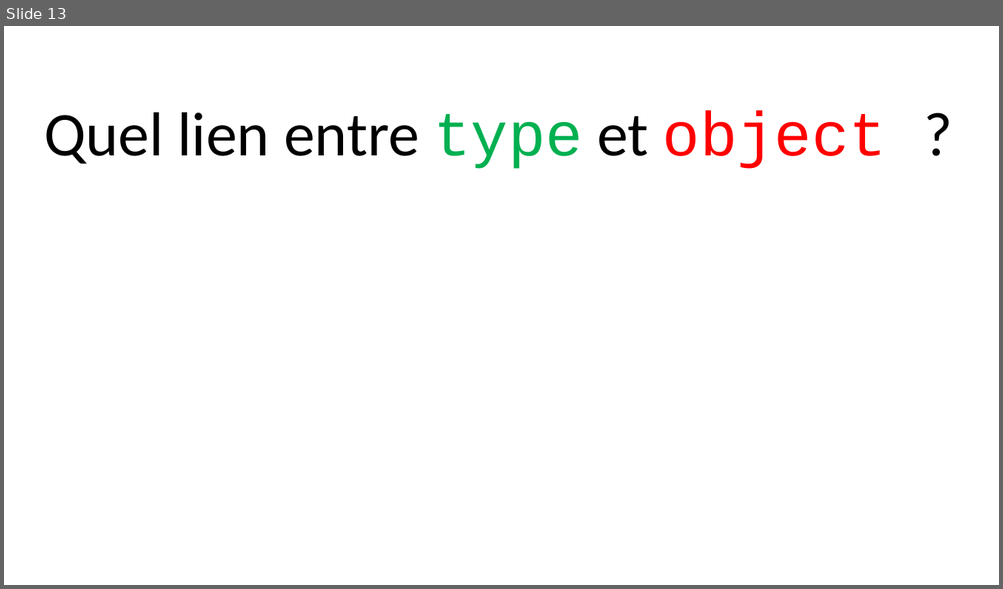
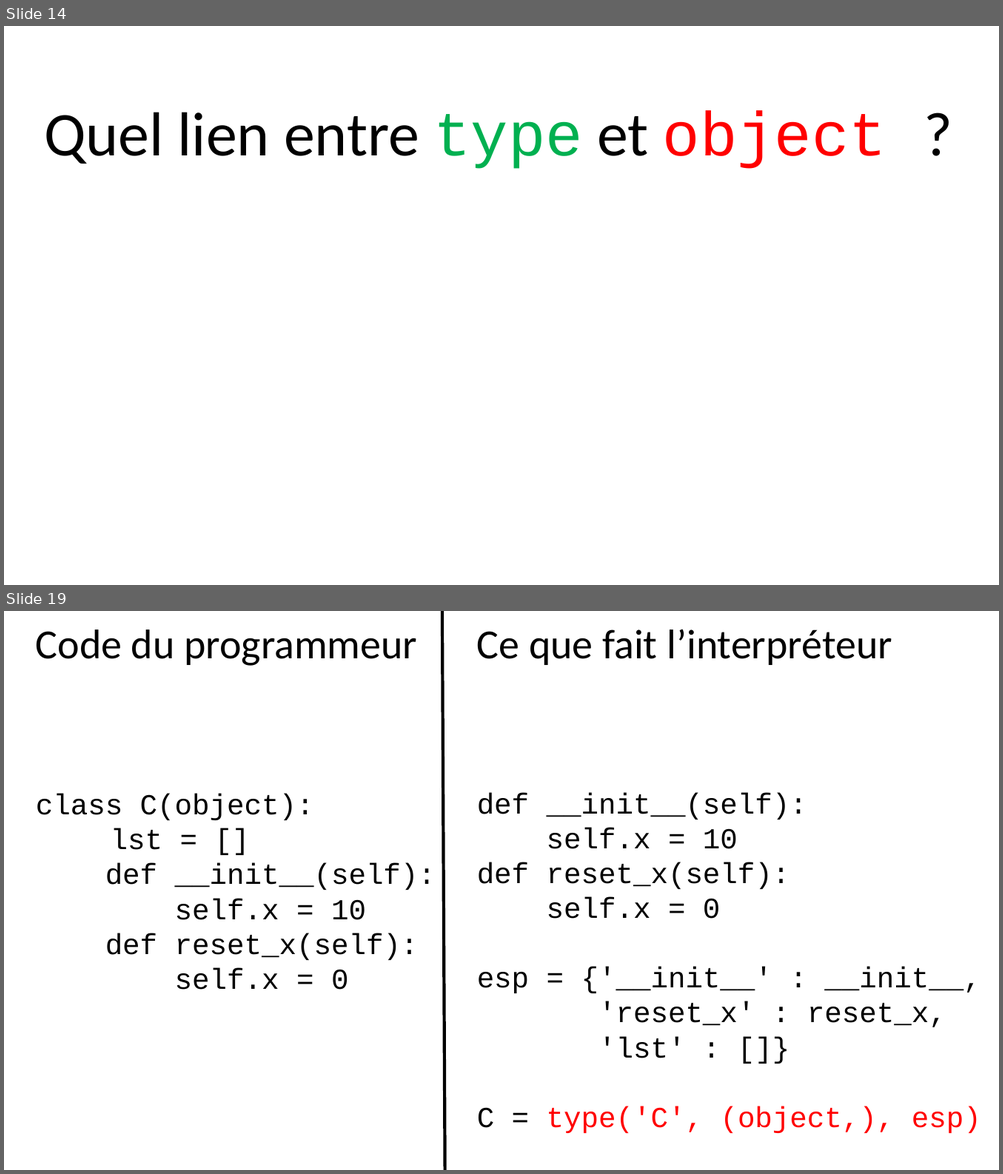
Before and after one commit to parmentelat/flotpython-archive, a slide deck: semaine7/CO12AL-W7-VIDEO03-SLIDE01.pptx. Shown one above the other, each under a label of ours: slide 13 before the commit, slides 14 and 19 after it; the slides between them are not shown. The pictures are 1003x589 and 1003x1174 pixels, drawn with LibreOffice and Linux fonts; fonts in the diff are those of the drawing. Boxes give left, top, right and bottom in pixels: in the first picture for what was removed or moved away, otherwise in the second. Text is boxed around its words. In the diff, an @@ line names an element or a change of style, - is before the commit and + after.

```diff
--- a/semaine7/CO12AL-W7-VIDEO03-SLIDE01.pptx
+++ b/semaine7/CO12AL-W7-VIDEO03-SLIDE01.pptx
@@ slide 19 added at bbox=[4, 611, 999, 1170], background #FFFFFF @@
@@ text added at bbox=[36, 629, 417, 666], 40 pt, text #000000 @@
+Code du programmeur
@@ line added from (442, 611) to (445, 1170), #000000 3 pt @@
@@ text added at bbox=[477, 629, 892, 665], 40 pt, text #000000 @@
+Ce que fait l’interpréteur
@@ text added at bbox=[36, 794, 435, 990], 28 pt, text #000000 @@
+class C(object):
+lst = []
+def __init__(self):
+self.x = 10
+def reset_x(self):
+self.x = 0
@@ text added at bbox=[477, 793, 981, 1133], 28 pt, text #000000 @@
+def __init__(self):
+self.x = 10
+def reset_x(self):
+self.x = 0
+esp = {'__init__' : __init__,
+'reset_x' : reset_x,
+'lst' : []}
+C = type('C', (object,), esp)
@@ what was slide 13 is now slide 14 @@
```
Also in this commit, not shown: 7 slides changed, 5 other slides added, 4 other files.
